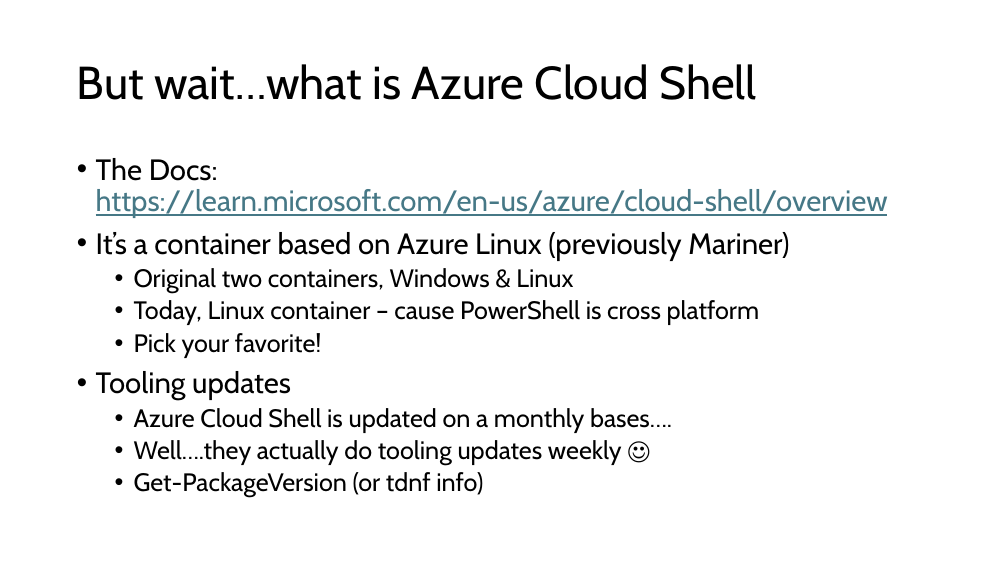
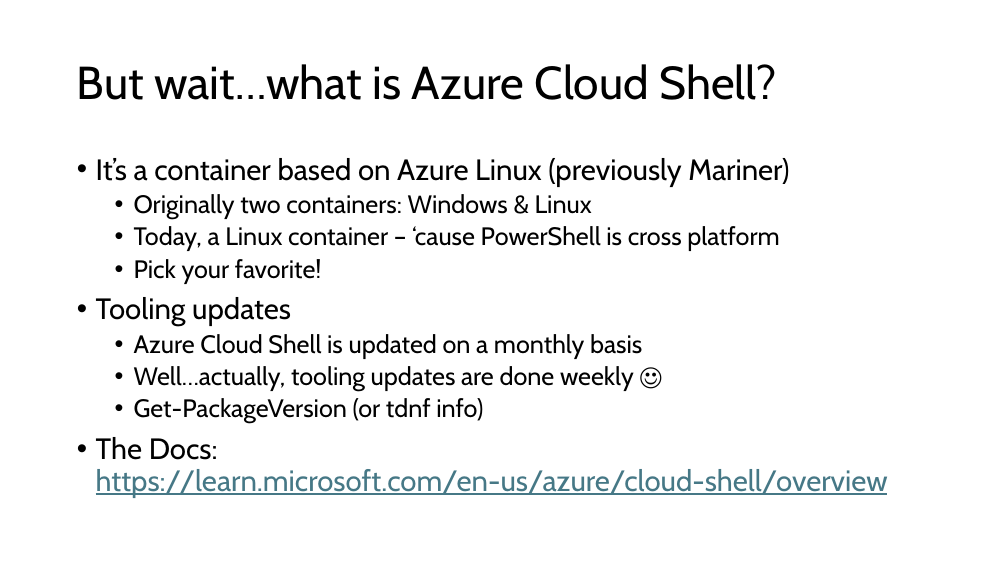
Before and after one commit to theJasonHelmick/Summit2024, a slide deck: slide 6 of Preso-cloud-shell.pptx. Drawn at 1008x567 pixels with LibreOffice and Linux fonts; fonts in the diff are those of the drawing. Boxes give left, top, right and bottom in pixels: in the first picture for what was removed or moved away, otherwise in the second. Text is boxed around its words. In the diff, an @@ line names an element or a change of style, - is before the commit and + after.

```diff
--- a/Preso-cloud-shell.pptx
+++ b/Preso-cloud-shell.pptx
@@ title at bbox=[77, 64, 777, 100]: text changed @@
-But wait…what is Azure Cloud Shell
+But wait…what is Azure Cloud Shell?
@@ text at bbox=[96, 158, 888, 218]: paragraph removed @@
-• The Docs: https://learn.microsoft.com/en-us/azure/cloud-shell/overview
@@ text at bbox=[134, 194, 779, 251]: text changed @@
-  • Original two containers, Windows & Linux
-  • Today, Linux container – cause PowerShell is cross platform
+  • Originally two containers: Windows & Linux
+  • Today, a Linux container – ‘cause PowerShell is cross platform
@@ text at bbox=[134, 334, 642, 391]: text changed @@
-  • Azure Cloud Shell is updated on a monthly bases….
-  • Well….they actually do tooling updates weekly ☺
+  • Azure Cloud Shell is updated on a monthly basis
+  • Well…actually, tooling updates are done weekly ☺
@@ text at bbox=[96, 437, 888, 498]: paragraph added @@
+• The Docs: https://learn.microsoft.com/en-us/azure/cloud-shell/overview
```
Also in this commit, not shown: 5 other slides changed, 1 other file.
